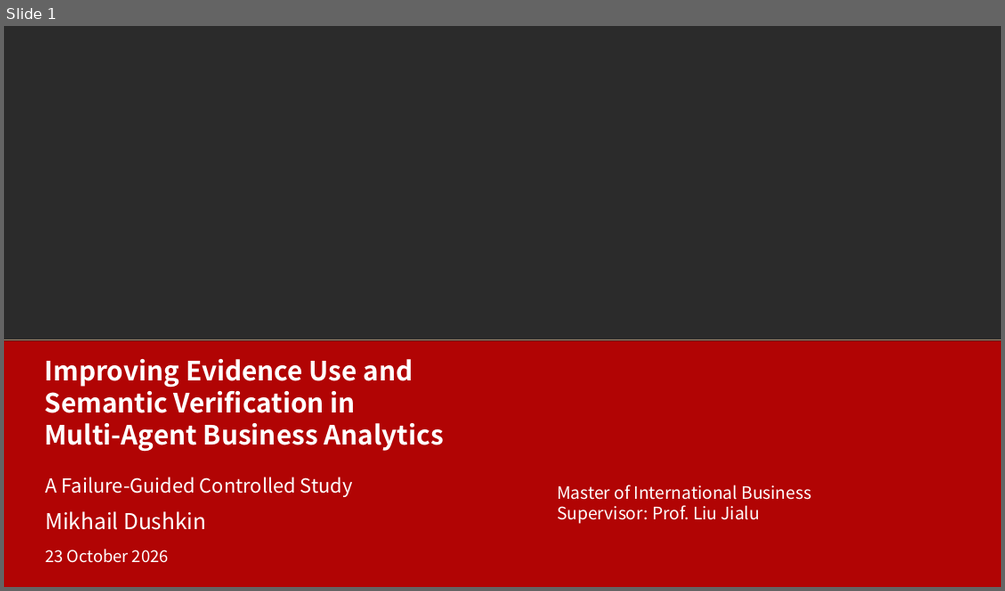
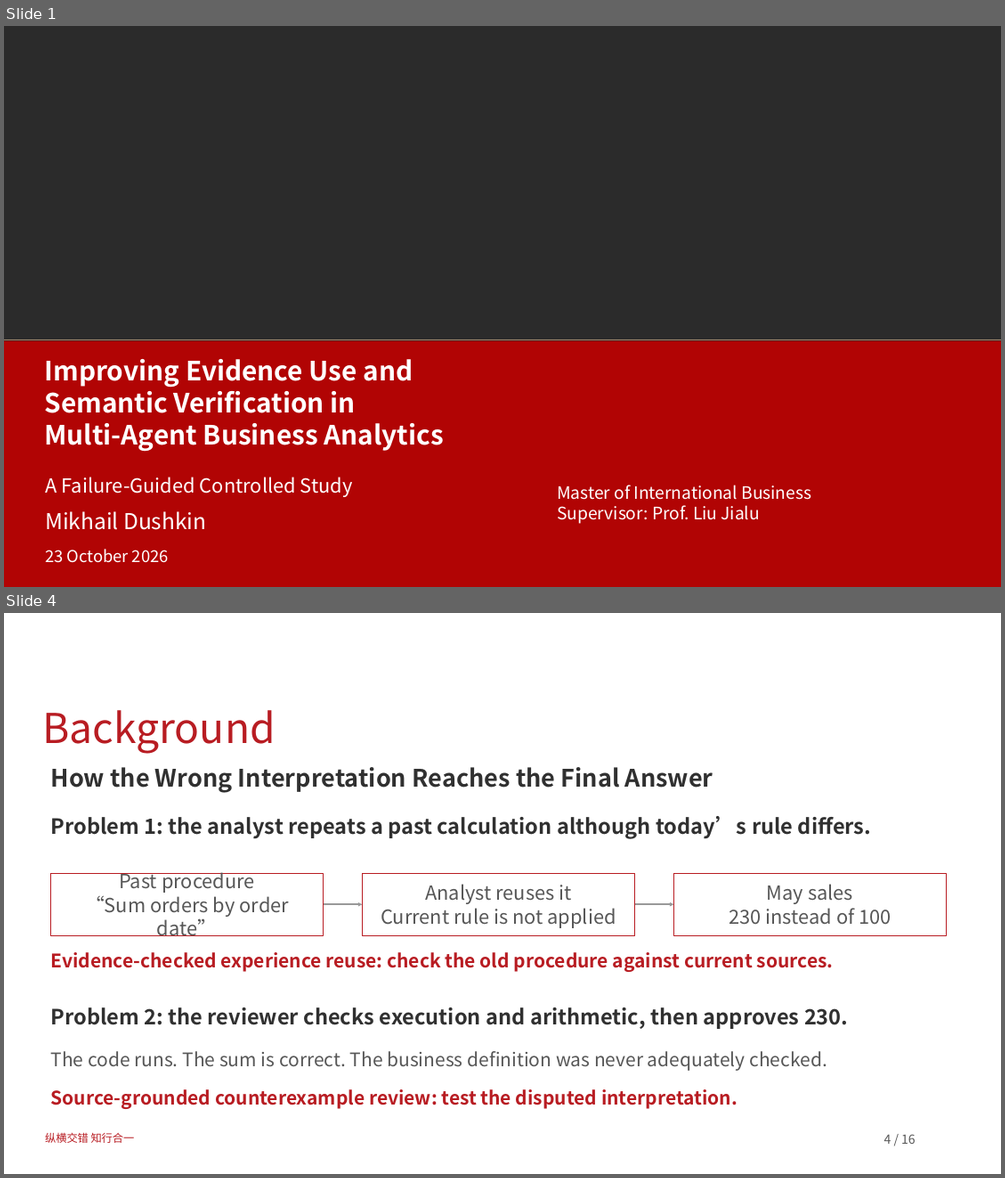
Before and after one commit to dushamishkin/mib-thesis, a slide deck: proposal/defense/Mikhail_Dushkin_Proposal_Defense.pptx. Shown one above the other, each under a label of ours: slide 1 before the commit, slides 1 and 4 after it; the slides between them are not shown. The pictures are 1005x591 and 1005x1178 pixels, drawn with LibreOffice and Linux fonts; fonts in the diff are those of the drawing; background and template pictures are left out; a plain dark background stands for a picture behind light text. Boxes give left, top, right and bottom in pixels: in the first picture for what was removed or moved away, otherwise in the second. Text is boxed around its words. In the diff, an @@ line names an element or a change of style, - is before the commit and + after.

Commit message:
Clarify defense narrative, visual examples and business value

```diff
--- a/proposal/defense/Mikhail_Dushkin_Proposal_Defense.pptx
+++ b/proposal/defense/Mikhail_Dushkin_Proposal_Defense.pptx
@@ slide 4 added at (4, 613, 1001, 1174), background #FFFFFF @@
@@ title added at (43, 710, 275, 754), 39.6 pt, text #B81C22 @@
+Background
@@ text added at (51, 767, 713, 793), 23.2 pt, text #303030, bold @@
+How the Wrong Interpretation Reaches the Final Answer
@@ text added at (51, 816, 871, 839), 20.2 pt, text #303030, bold @@
+Problem 1: the analyst repeats a past calculation although today’s rule differs.
@@ rectangle added at (50, 873, 324, 935), fill #FFFFFF, outline #B81C22 1.05 pt, 18.8 pt, text #575757 @@
+Past procedure
+“Sum orders by order date”
@@ rectangle added at (362, 873, 635, 935), fill #FFFFFF, outline #B81C22 1.05 pt, 18.8 pt, text #575757 @@
+Analyst reuses it
+Current rule is not applied
@@ rectangle added at (674, 873, 947, 935), fill #FFFFFF, outline #B81C22 1.05 pt, 18.8 pt, text #575757 @@
+May sales
+230 instead of 100
@@ arrow added from (324, 905) to (362, 905), #999999 1.35 pt @@
@@ arrow added from (635, 905) to (674, 905), #999999 1.35 pt @@
@@ text added at (51, 952, 833, 972), 18 pt, text #B81C22, bold @@
+Evidence-checked experience reuse: check the old procedure against current sources.
@@ text added at (51, 1007, 848, 1029), 20.2 pt, text #303030, bold @@
+Problem 2: the reviewer checks execution and arithmetic, then approves 230.
@@ text added at (51, 1051, 827, 1070), 18 pt, text #575757 @@
+The code runs. The sum is correct. The business definition was never adequately checked.
@@ text added at (51, 1089, 737, 1109), 18 pt, text #B81C22, bold @@
+Source-grounded counterexample review: test the disputed interpretation.
@@ text added at (45, 1132, 135, 1143), 10.5 pt, text #B81C22 @@
+纵横交错 知行合一
@@ text added at (884, 1134, 915, 1143), 12 pt, text #575757 @@
+4 / 16
```
Also in this commit, not shown: 6 slides changed, 8 other slides added, 11 slides removed, 7 other files.
